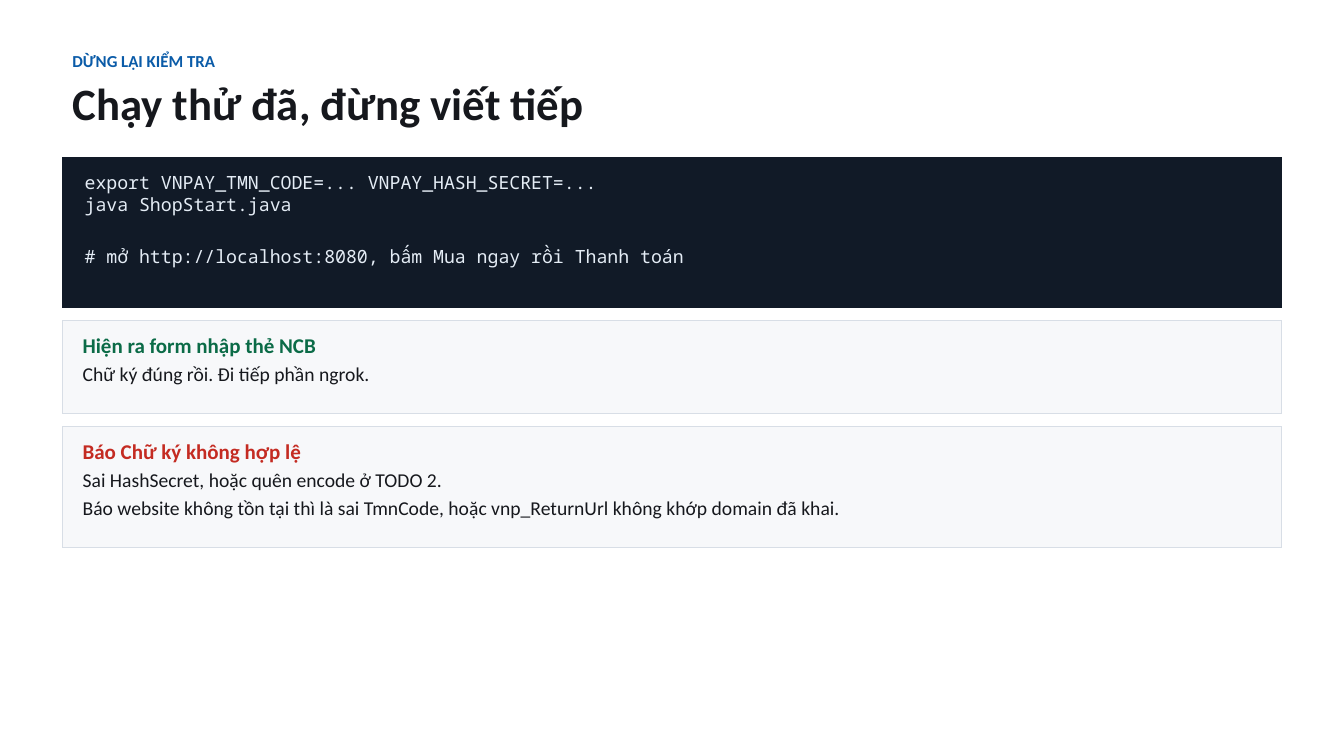
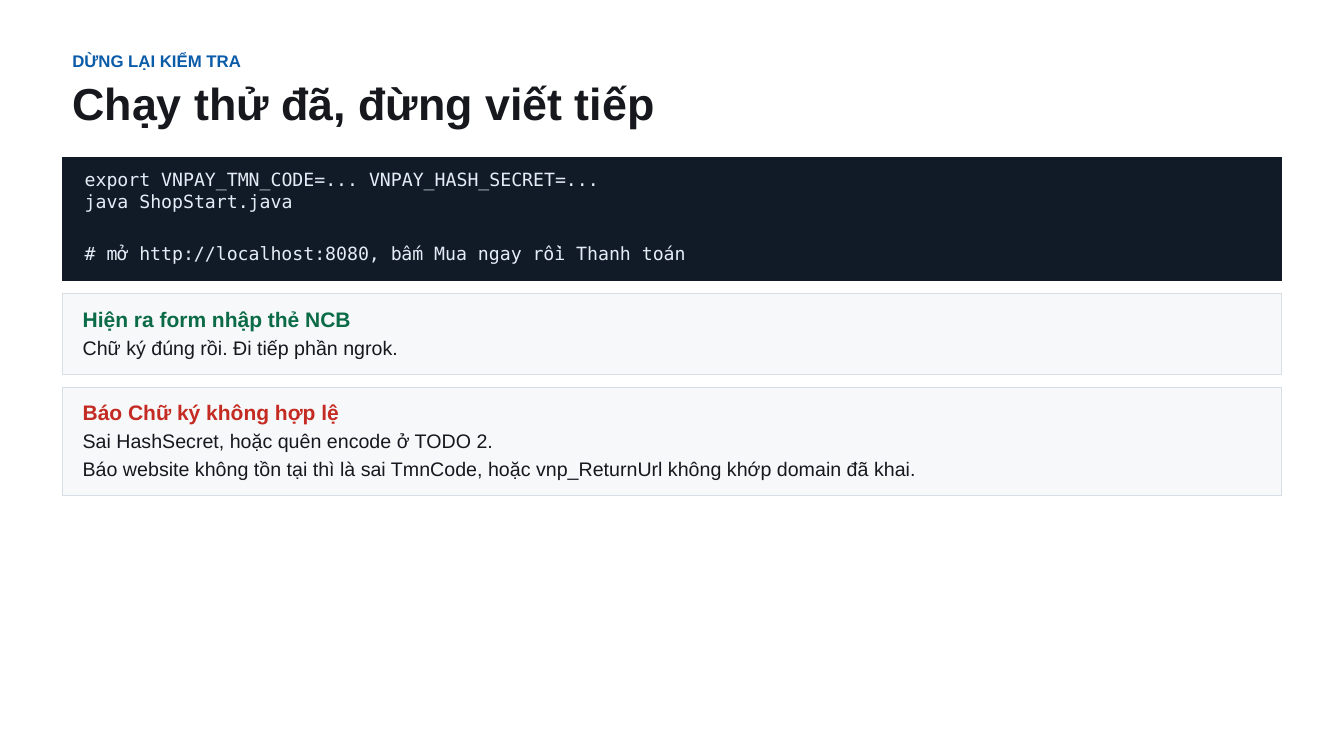
Before and after one commit to conchocon154/vnpay-seminar, a slide deck: slide 10 of VNPAY-seminar.pptx. Drawn at 1344x756 pixels with LibreOffice and Linux fonts; fonts in the diff are those of the drawing. Boxes give left, top, right and bottom in pixels: in the first picture for what was removed or moved away, otherwise in the second. Text is boxed around its words. In the diff, an @@ line names an element or a change of style, - is before the commit and + after.

```diff
--- a/VNPAY-seminar.pptx
+++ b/VNPAY-seminar.pptx
@@ rectangle "export VNPAY_TMN_CODE=... VNPAY_HASH_SECRET=...": place and size @@
-rectangle "export VNPAY_TMN_CODE=... VNPAY_HASH_SECRET=..." at bbox=[63, 157, 1281, 308]
+rectangle "export VNPAY_TMN_CODE=... VNPAY_HASH_SECRET=..." at bbox=[63, 157, 1281, 281]
@@ rectangle "export VNPAY_TMN_CODE=... VNPAY_HASH_SECRET=..." at bbox=[63, 157, 1281, 281]: font Noto Sans Mono to DejaVu Sans Mono @@
@@ rectangle "Hiện ra form nhập thẻ ...": place and size @@
-rectangle "Hiện ra form nhập thẻ ..." at bbox=[63, 321, 1281, 413]
+rectangle "Hiện ra form nhập thẻ ..." at bbox=[63, 294, 1281, 375]
@@ font Calibri to Arial in 3 elements at bbox=[72, 53, 655, 129], bbox=[63, 294, 1281, 375], bbox=[63, 388, 1281, 496] @@
@@ rectangle "Báo Chữ ký không hợp ...": place and size @@
-rectangle "Báo Chữ ký không hợp ..." at bbox=[63, 426, 1281, 547]
+rectangle "Báo Chữ ký không hợp ..." at bbox=[63, 388, 1281, 496]
```
Also in this commit, not shown: 18 other slides changed, 1 other file.
